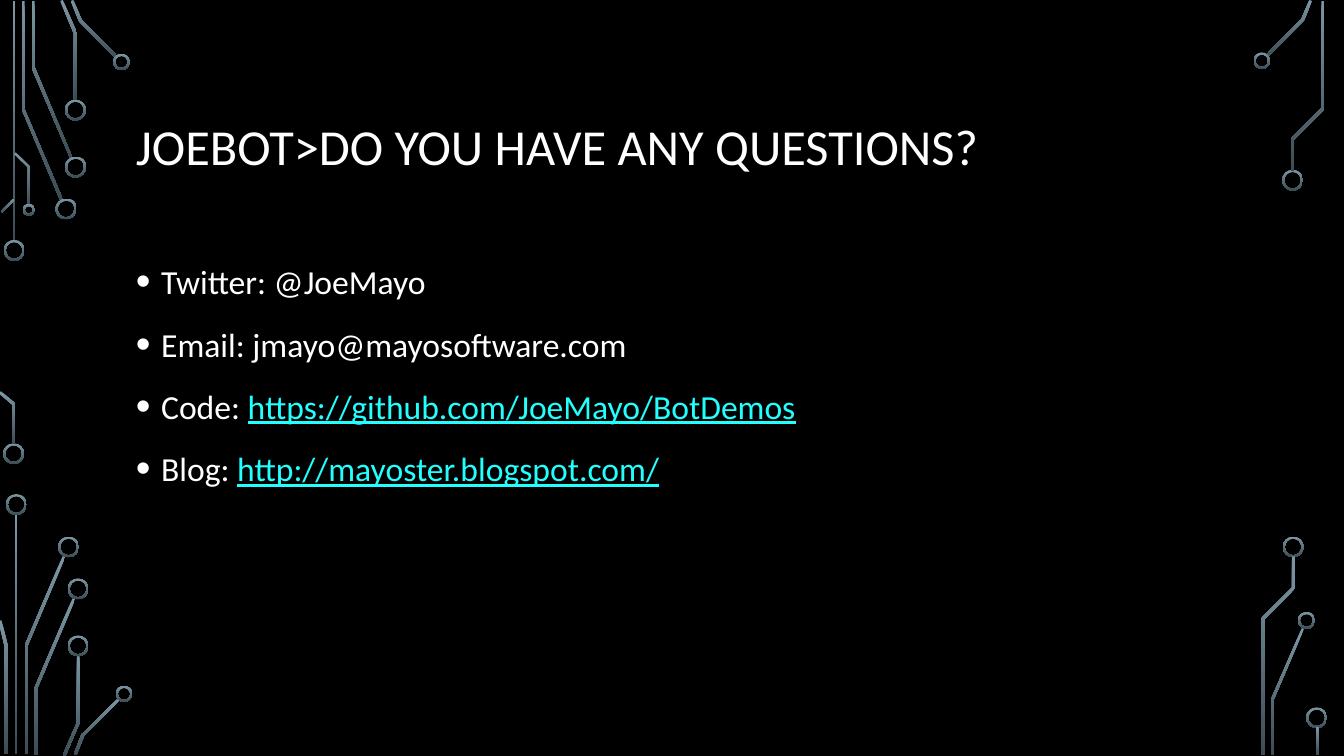
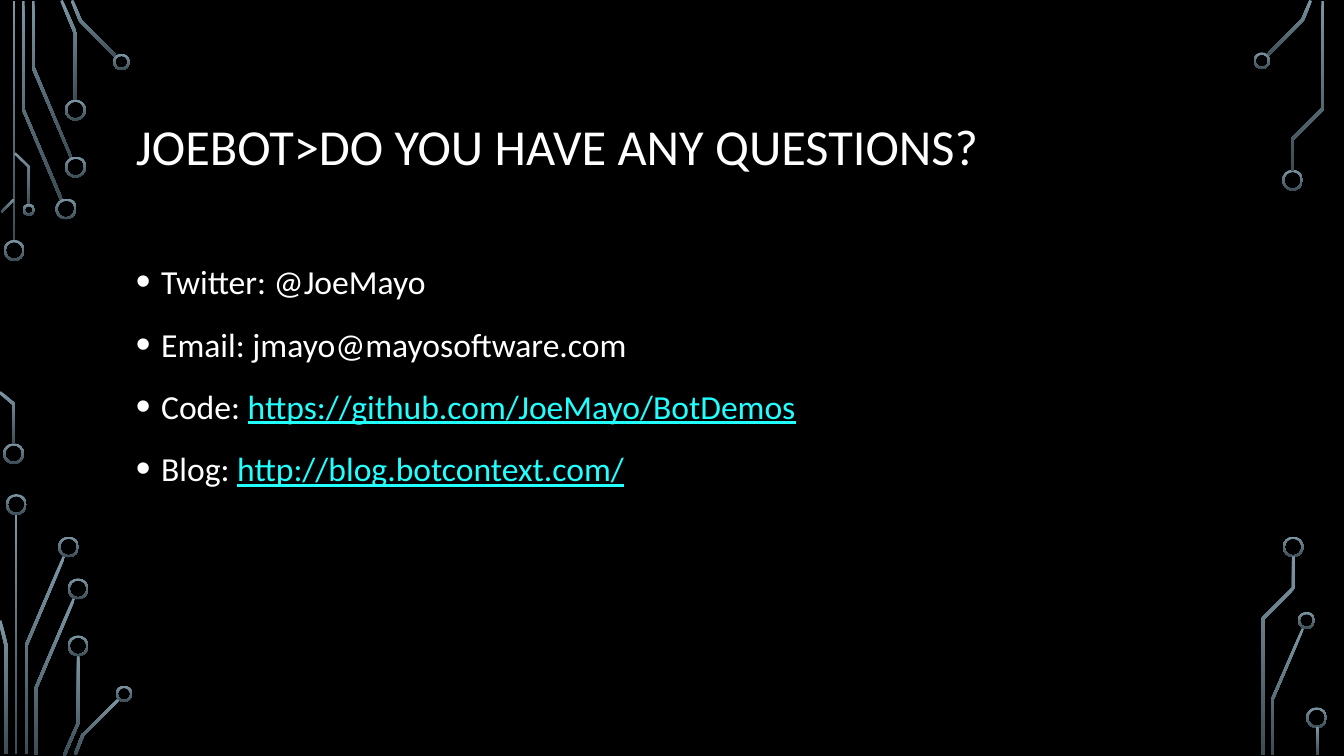
Before and after one commit to JoeMayo/BotDemos, a slide deck: slide 20 of Presentations/IntroBotFramework.pptx. Drawn at 1344x756 pixels with LibreOffice and Linux fonts; fonts in the diff are those of the drawing; background and template pictures are left out. Boxes give left, top, right and bottom in pixels: in the first picture for what was removed or moved away, otherwise in the second. Text is boxed around its words. In the diff, an @@ line names an element or a change of style, - is before the commit and + after.

```diff
--- a/Presentations/IntroBotFramework.pptx
+++ b/Presentations/IntroBotFramework.pptx
@@ text at [161,457,624,487]: text changed @@
-• Blog: http://mayoster.blogspot.com/
+• Blog: http://blog.botcontext.com/
```
Also in this commit, not shown: 3 other slides changed, 26 other files.
